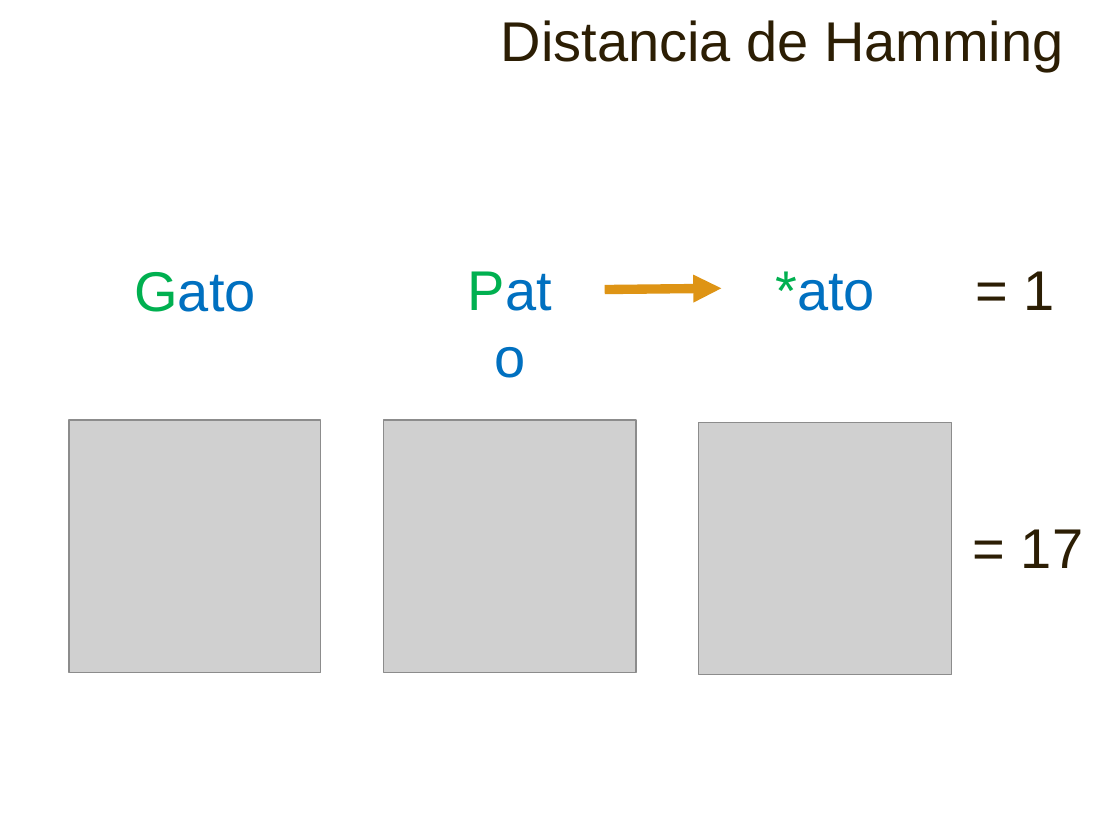
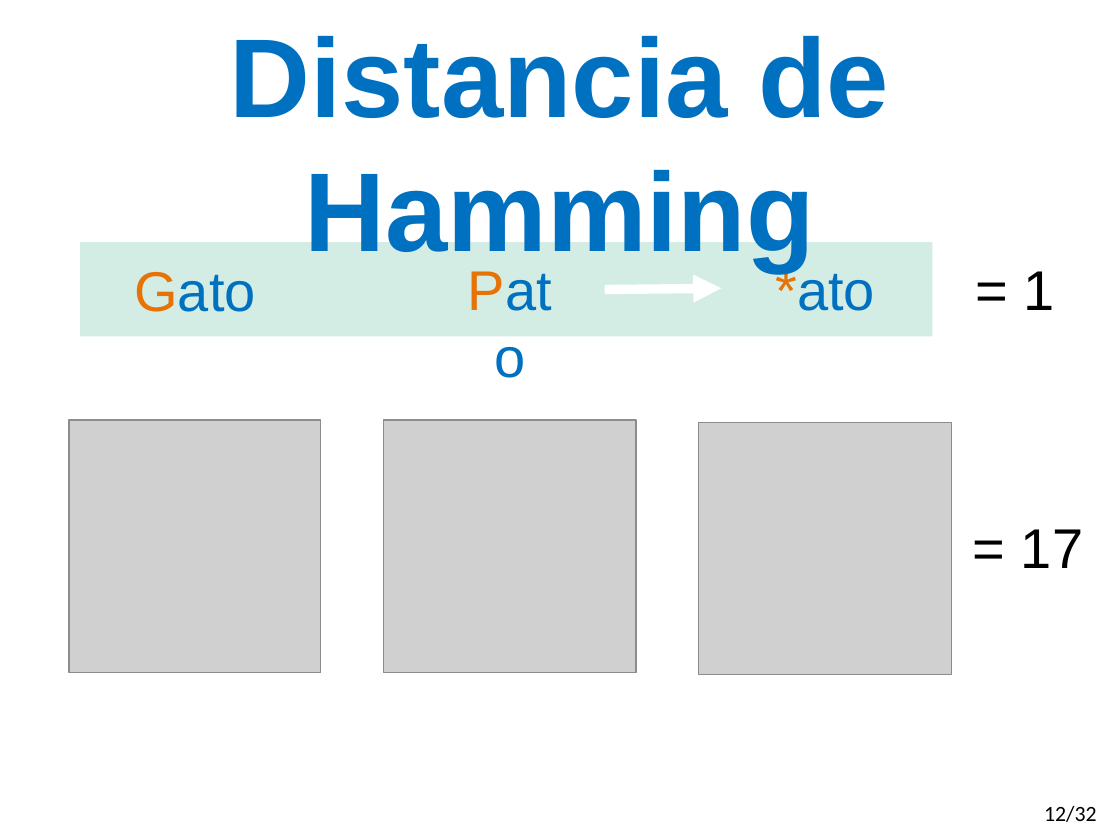
Before and after one commit to gasparalfaro/Tesis-Tesis, a slide deck: slide 13 of Presentacion/Thesis Presentation Gaspar Alfaro.pptx (slide 11 before the commit). Drawn at 1120x840 pixels with LibreOffice and Linux fonts; fonts in the diff are those of the drawing; grey boxes stand for pictures. Boxes give left, top, right and bottom in pixels: in the first picture for what was removed or moved away, otherwise in the second. Text is boxed around its words. In the diff, an @@ line names an element or a change of style, - is before the commit and + after.

```diff
--- a/Presentacion/Thesis Presentation Gaspar Alfaro.pptx
+++ b/Presentacion/Thesis Presentation Gaspar Alfaro.pptx
@@ text "Distancia de Hamming" at bbox=[230, 36, 889, 272]: size 36 to 72 pt, text colour #2C1E04 to #0070C0, bold on; alignment right to centre; list level 2 to 1 in "Distancia de Hamming" @@
@@ rectangle added at bbox=[81, 242, 933, 336], fill #D4EDE4 @@
@@ text "Gato" at bbox=[134, 272, 255, 312]: text colour #00B050 to #E77206 in "Gato" @@
@@ text "Pato" at bbox=[446, 249, 573, 328]: text colour #00B050 to #E77206 in "Pato" @@
@@ text "*ato" at bbox=[775, 266, 875, 311]: text colour #00B050 to #E77206 in "*ato" @@
@@ text "= 1" at bbox=[1024, 271, 1055, 310]: text colour #2C1E04 to #000000 @@
@@ arrow (605, 290) - (721, 288): stroke #DE9415 6 pt to #FFFFFF 6 pt @@
@@ text "= 17" at bbox=[1021, 529, 1083, 568]: text colour #2C1E04 to #000000 @@
@@ page number added at bbox=[1044, 806, 1097, 822], 14 pt, text #000000 @@
+12/32
```
Also in this commit, not shown: 34 other slides changed, 23 slides added, 6 slides removed.
